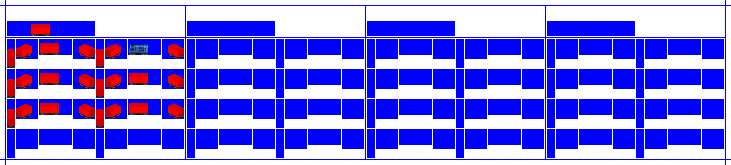
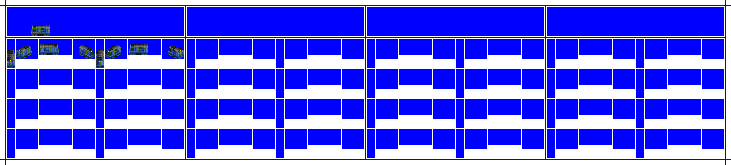
Two versions of the same layered image (w=731, h=165). Layer-by-layer changes:
showed "Lights", painted on it over <box>10,50,181,62</box>
added layer "Liv38" above "Liv0" over <box>7,25,184,68</box>
renamed "5 Train copy" to "CC1", hid it, painted on it over <box>7,24,184,128</box>
painted on "Background" over <box>7,7,724,36</box>
